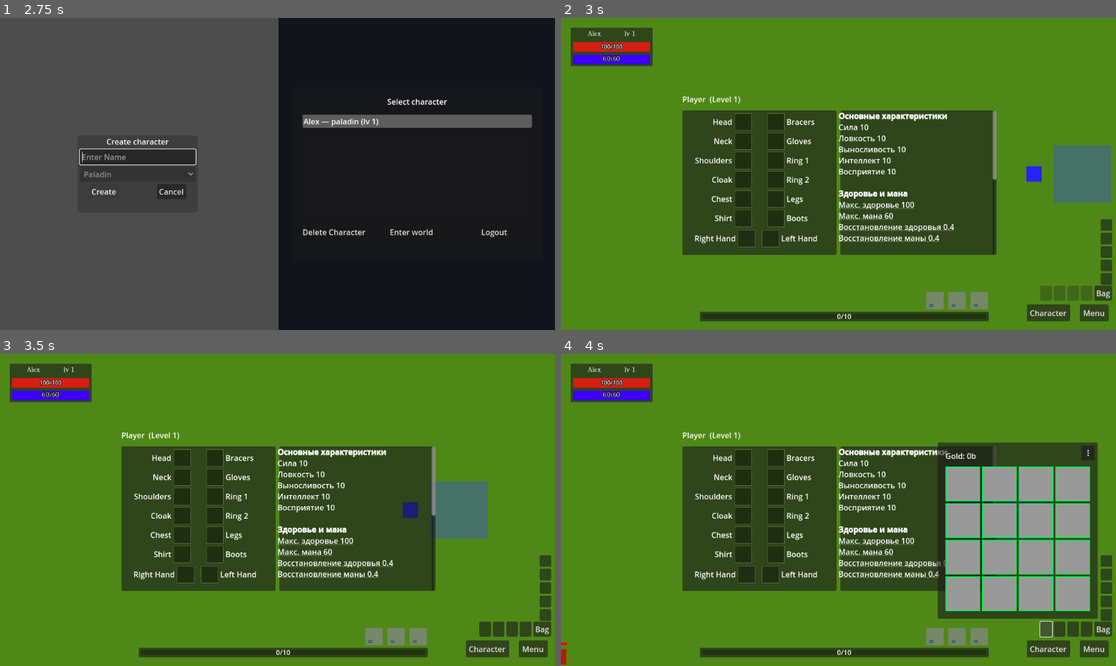
Above: before the commit, frames 1-4 (two rows, left to right).
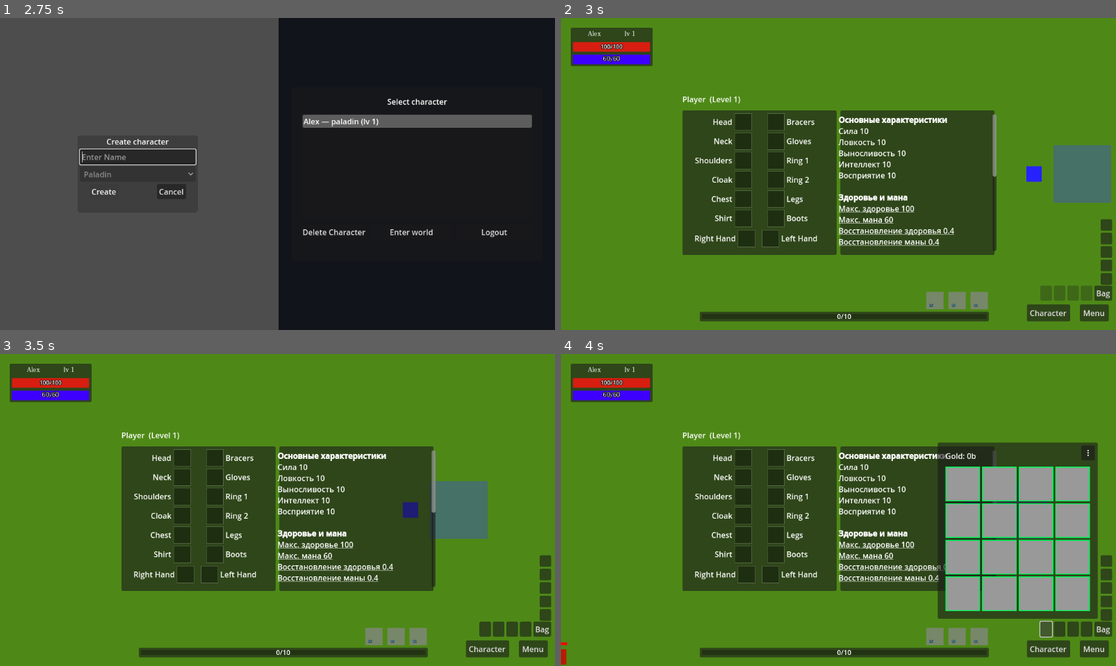
Above: after the commit, the same moments.

Repository: denisshkytko/mmo-mvp-godot
Game: Godot game, scene res://ui/flow/LoginUI.tscn
Two runs of this game, one before a commit and one after it. Both use one fixed random seed, a clock stepped at 60 frames per second and the inputs below. The engine's default icon, where the game draws it, is replaced by a stand-in: a white triangle on a blue panel in a dark square.
Inputs (mouse positions are in pixels of both pictures, inside the frame that each line leads up to):
- Up to frame 1 (2.75 s): click "Sign in" at 0.5 s; click (138, 155) at 1.27 s; type "Alex" at 1.35 s; click "Create" at 2 s
- Up to frame 2 (3 s): click "Enter world" at 2.75 s
- Up to frame 3 (3.5 s): no input
- Up to frame 4 (4 s): click (1043, 628) at 3.5 s

Frame 1 is identical in both runs. In frame 2, 3.0% of the frame differs, in the area x 49-79%, y 29-76%; in frame 3, 3.0%; in frame 4, 2.9%.

Commit message:
Add margin container for CharacterHUD stats

Diff:
--- a/ui/game/hud/CharacterHUD.tscn
+++ b/ui/game/hud/CharacterHUD.tscn
@@ -429,7 +429,19 @@
 size_flags_horizontal = 3
 size_flags_vertical = 3
 
-[node name="StatsScroll" type="ScrollContainer" parent="Panel/MarginContainer/VBoxContainer/ContentRow/StatsPanel"]
+[node name="StatsMargin" type="MarginContainer" parent="Panel/MarginContainer/VBoxContainer/ContentRow/StatsPanel"]
+layout_mode = 1
+anchors_preset = 15
+anchor_right = 1.0
+anchor_bottom = 1.0
+grow_horizontal = 2
+grow_vertical = 2
+theme_override_constants/margin_left = 10
+theme_override_constants/margin_top = 8
+theme_override_constants/margin_right = 10
+theme_override_constants/margin_bottom = 8
+
+[node name="StatsScroll" type="ScrollContainer" parent="Panel/MarginContainer/VBoxContainer/ContentRow/StatsPanel/StatsMargin"]
 custom_minimum_size = Vector2(320, 255)
 layout_mode = 1
 anchors_preset = 15
@@ -437,9 +449,11 @@
 anchor_bottom = 1.0
 grow_horizontal = 2
 grow_vertical = 2
+size_flags_horizontal = 3
+size_flags_vertical = 3
 horizontal_scroll_mode = 0
 
-[node name="StatsText" type="RichTextLabel" parent="Panel/MarginContainer/VBoxContainer/ContentRow/StatsPanel/StatsScroll"]
+[node name="StatsText" type="RichTextLabel" parent="Panel/MarginContainer/VBoxContainer/ContentRow/StatsPanel/StatsMargin/StatsScroll"]
 unique_name_in_owner = true
 z_index = 200
 custom_minimum_size = Vector2(320, 255)
